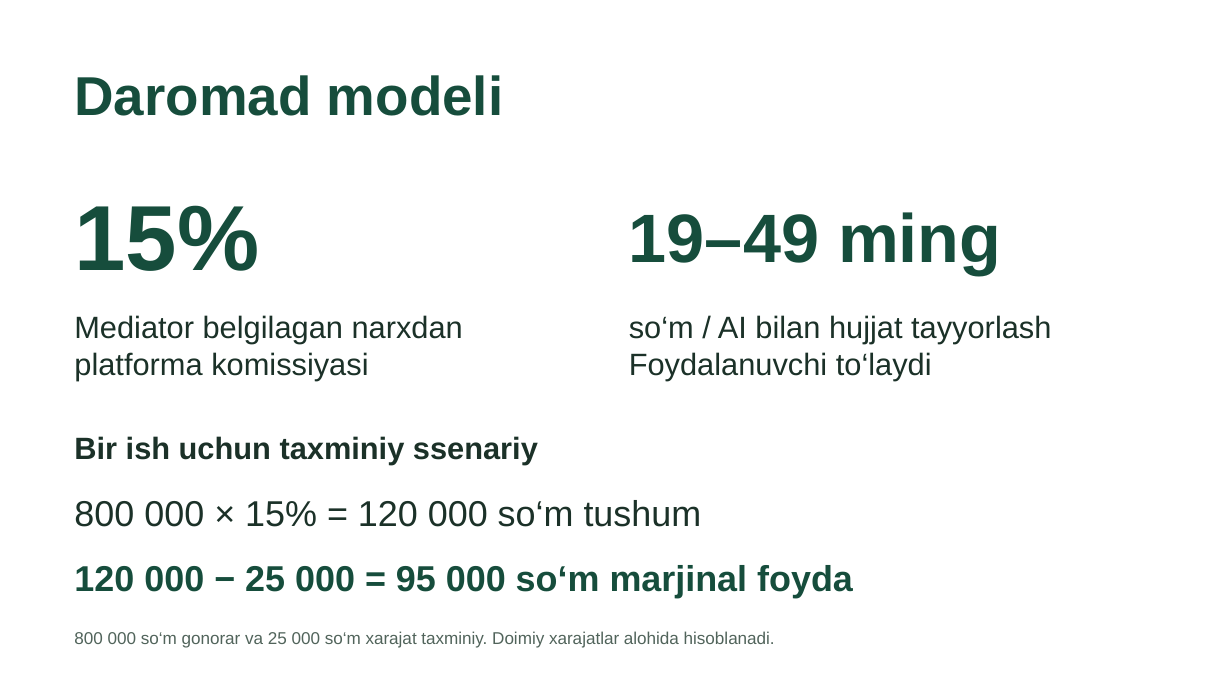
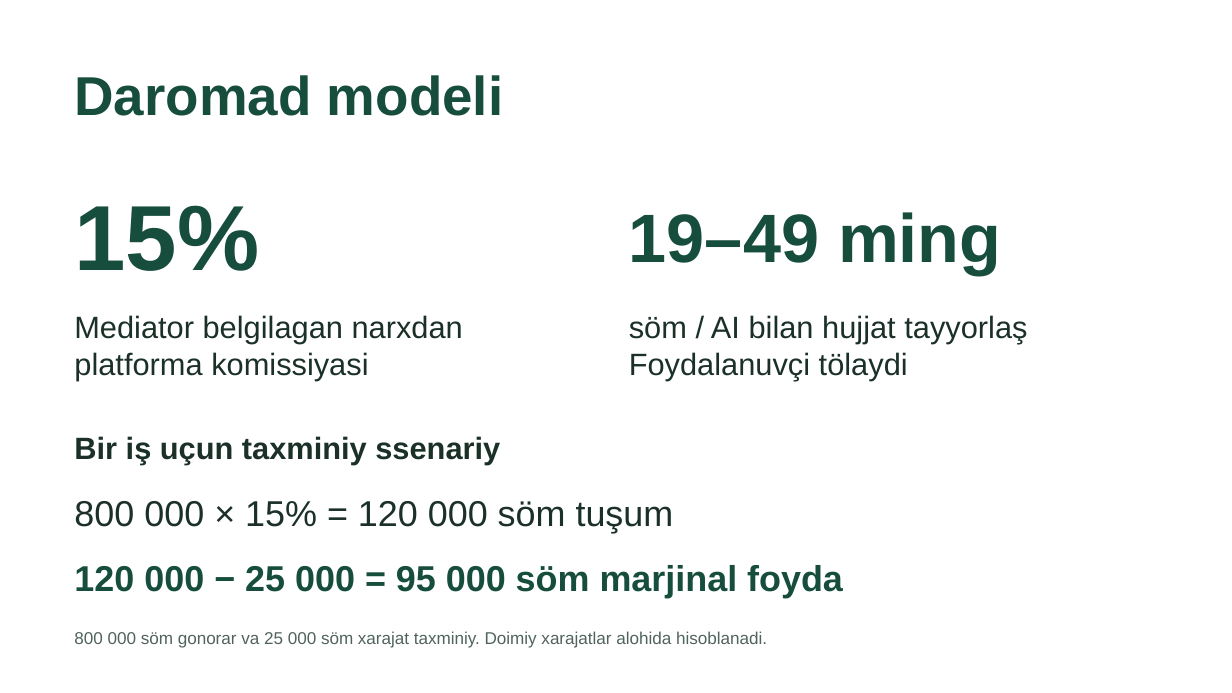
Before and after one commit to Albeerte/kelishuv-ai, a slide deck: slide 6 of docs/presentation/Kelishuv-LexHackathon-2026.pptx. Drawn at 1232x693 pixels with LibreOffice and Linux fonts; fonts in the diff are those of the drawing. Boxes give left, top, right and bottom in pixels: in the first picture for what was removed or moved away, otherwise in the second. Text is boxed around its words. In the diff, an @@ line names an element or a change of style, - is before the commit and + after.

```diff
--- a/docs/presentation/Kelishuv-LexHackathon-2026.pptx
+++ b/docs/presentation/Kelishuv-LexHackathon-2026.pptx
@@ text at bbox=[629, 315, 1027, 381]: text changed @@
-so‘m / AI bilan hujjat tayyorlash
-Foydalanuvchi to‘laydi
+söm / AI bilan hujjat tayyorlaş
+Foydalanuvçi tölaydi
@@ text at bbox=[74, 436, 500, 464]: text changed @@
-Bir ish uchun taxminiy ssenariy
+Bir iş uçun taxminiy ssenariy
@@ text at bbox=[74, 501, 674, 533]: text changed @@
-800 000 × 15% = 120 000 so‘m tushum
+800 000 × 15% = 120 000 söm tuşum
@@ text at bbox=[74, 565, 843, 598]: text changed @@
-120 000 − 25 000 = 95 000 so‘m marjinal foyda
+120 000 − 25 000 = 95 000 söm marjinal foyda
@@ text at bbox=[74, 631, 767, 648]: text changed @@
-800 000 so‘m gonorar va 25 000 so‘m xarajat taxminiy. Doimiy xarajatlar alohida hisoblanadi.
+800 000 söm gonorar va 25 000 söm xarajat taxminiy. Doimiy xarajatlar alohida hisoblanadi.
```
Also in this commit, not shown: 7 other slides changed, 59 other files.
